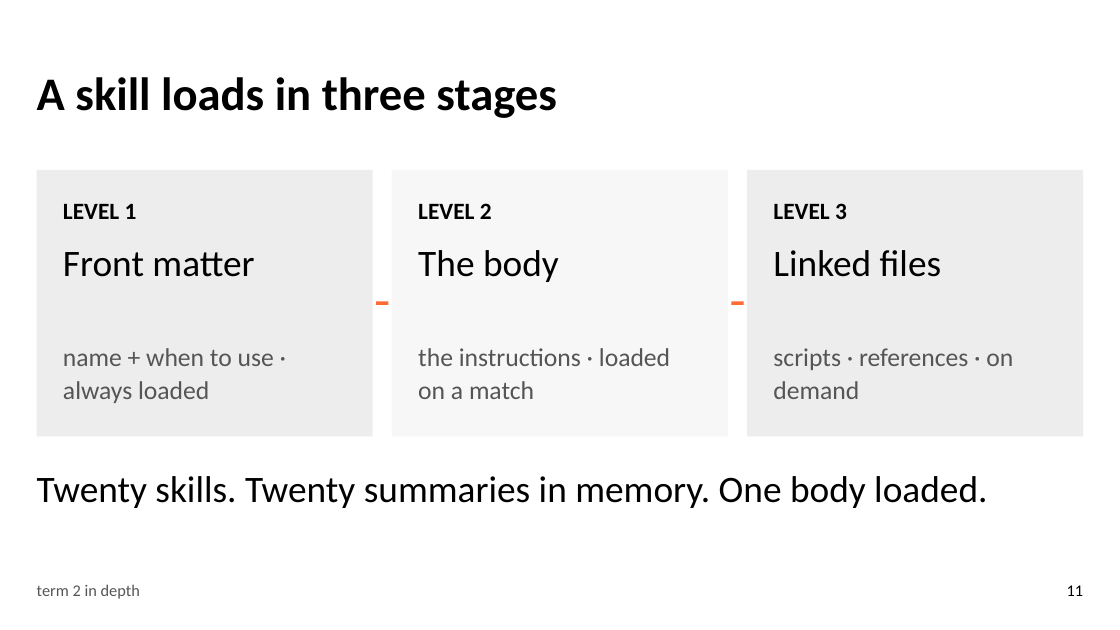
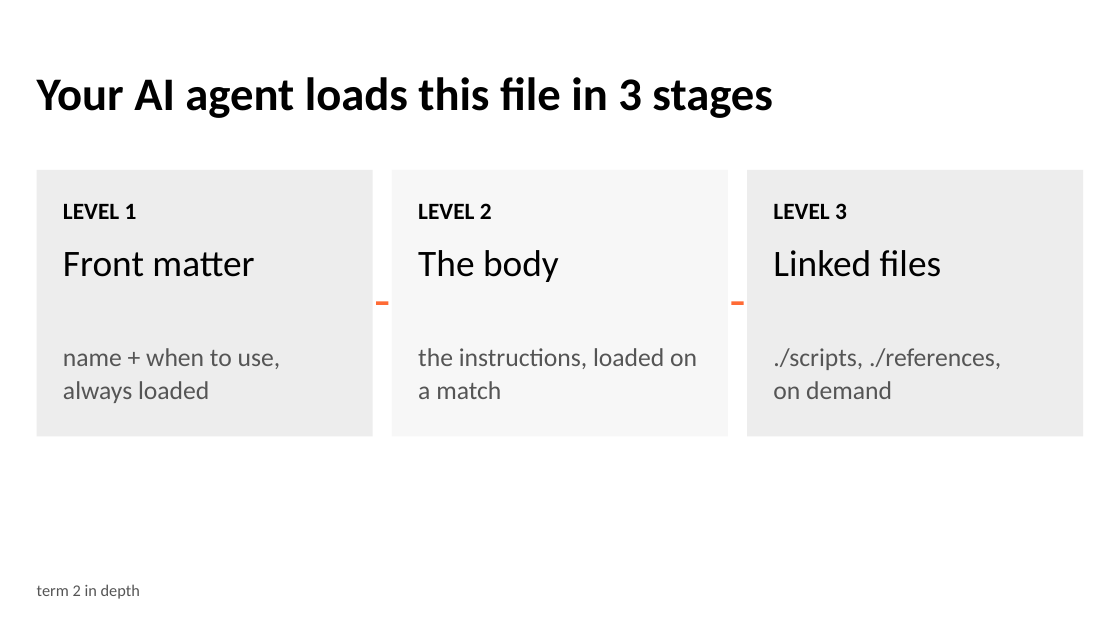
Before and after one commit to devlinduldulao/agents-and-skill-demo, a slide deck: slide 22 of ai-agent-terms-full-talk.pptx (slide 11 before the commit). Drawn at 1120x630 pixels with LibreOffice and Linux fonts; fonts in the diff are those of the drawing. Boxes give left, top, right and bottom in pixels: in the first picture for what was removed or moved away, otherwise in the second. Text is boxed around its words. In the diff, an @@ line names an element or a change of style, - is before the commit and + after.

```diff
--- a/ai-agent-terms-full-talk.pptx
+++ b/ai-agent-terms-full-talk.pptx
@@ text at (x1=37, y1=77, x2=772, y2=118): text changed @@
-A skill loads in three stages
+Your AI agent loads this file in 3 stages
@@ text at (x1=63, y1=348, x2=281, y2=403): text changed @@
-name + when to use · always loaded
+name + when to use, always loaded
@@ text at (x1=418, y1=348, x2=697, y2=399): text changed @@
-the instructions · loaded on a match
+the instructions, loaded on a match
@@ text at (x1=773, y1=348, x2=1001, y2=399): text changed @@
-scripts · references · on demand
+./scripts, ./references,
+on demand
@@ text removed at (x1=37, y1=476, x2=987, y2=508) @@
-Twenty skills. Twenty summaries in memory. One body loaded.
@@ text removed at (x1=1067, y1=585, x2=1084, y2=596) @@
-11
```
Also in this commit, not shown: 14 other slides changed, 27 slides added, 11 slides removed, 1 other file.
